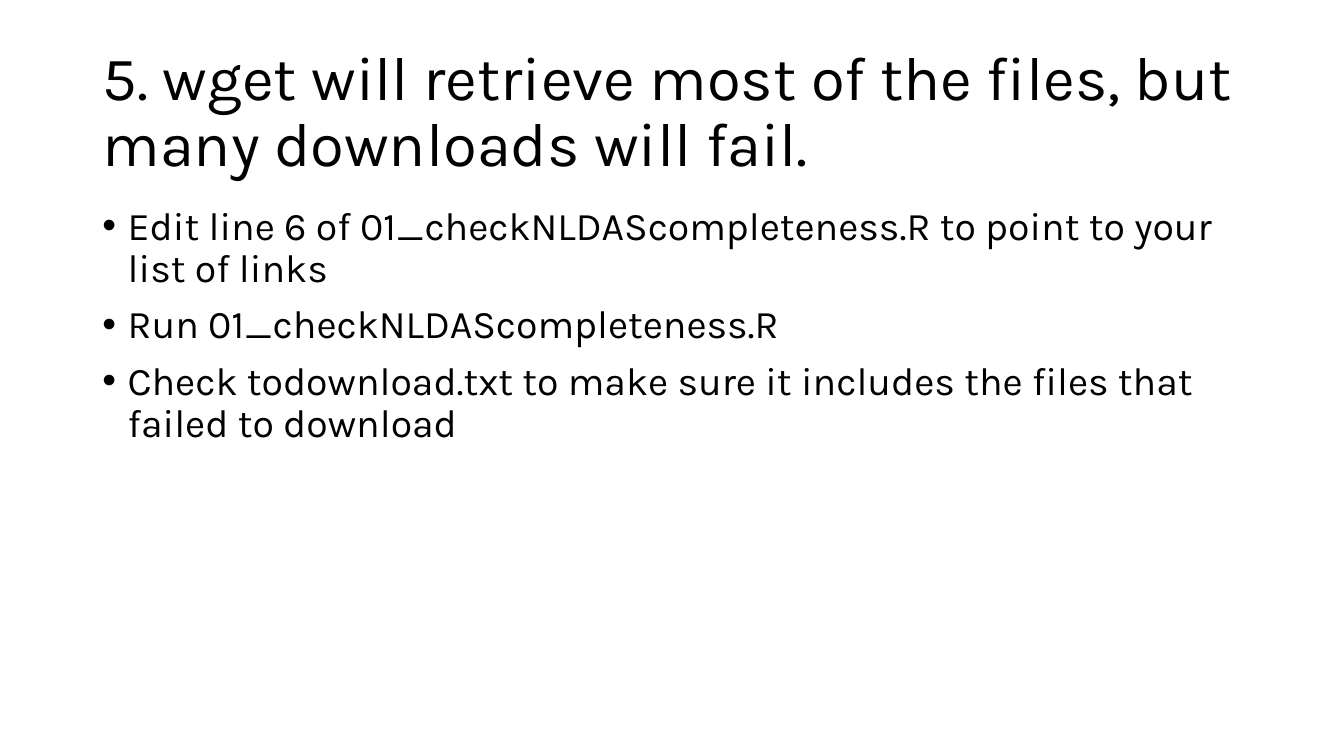
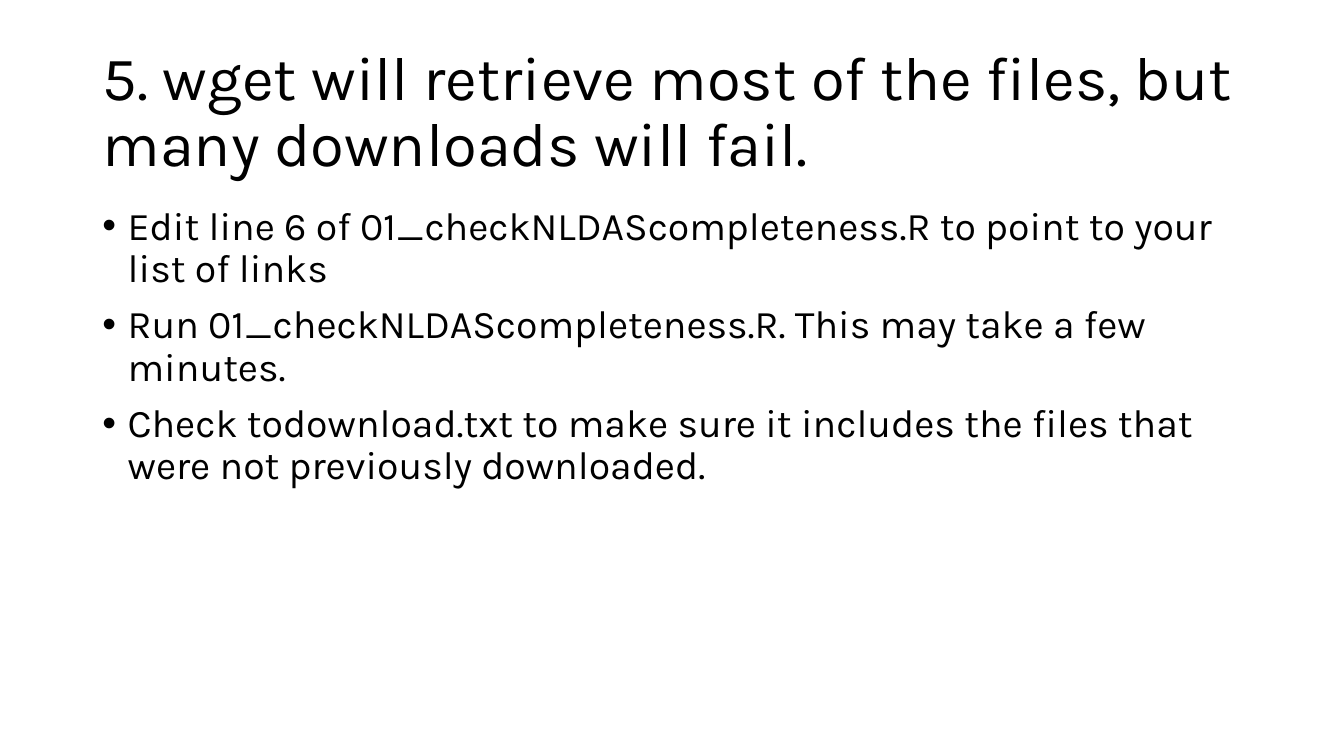
Before and after one commit to eco-kgml/NLDAS2_for_LakeGPT, a slide deck: slide 9 of How_to_NLDAS2 data.pptx. Drawn at 1344x756 pixels with LibreOffice and Linux fonts; fonts in the diff are those of the drawing. Boxes give left, top, right and bottom in pixels: in the first picture for what was removed or moved away, otherwise in the second. Text is boxed around its words. In the diff, an @@ line names an element or a change of style, - is before the commit and + after.

```diff
--- a/How_to_NLDAS2 data.pptx
+++ b/How_to_NLDAS2 data.pptx
@@ text at [128, 311, 1193, 489]: text changed @@
-• Run 01_checkNLDAScompleteness.R
-• Check todownload.txt to make sure it includes the files that failed to download
+• Run 01_checkNLDAScompleteness.R. This may take a few minutes.
+• Check todownload.txt to make sure it includes the files that were not previously downloaded.
```
Also in this commit, not shown: 9 other slides changed, 2 slides added, 1 slide removed, 6 other files.
